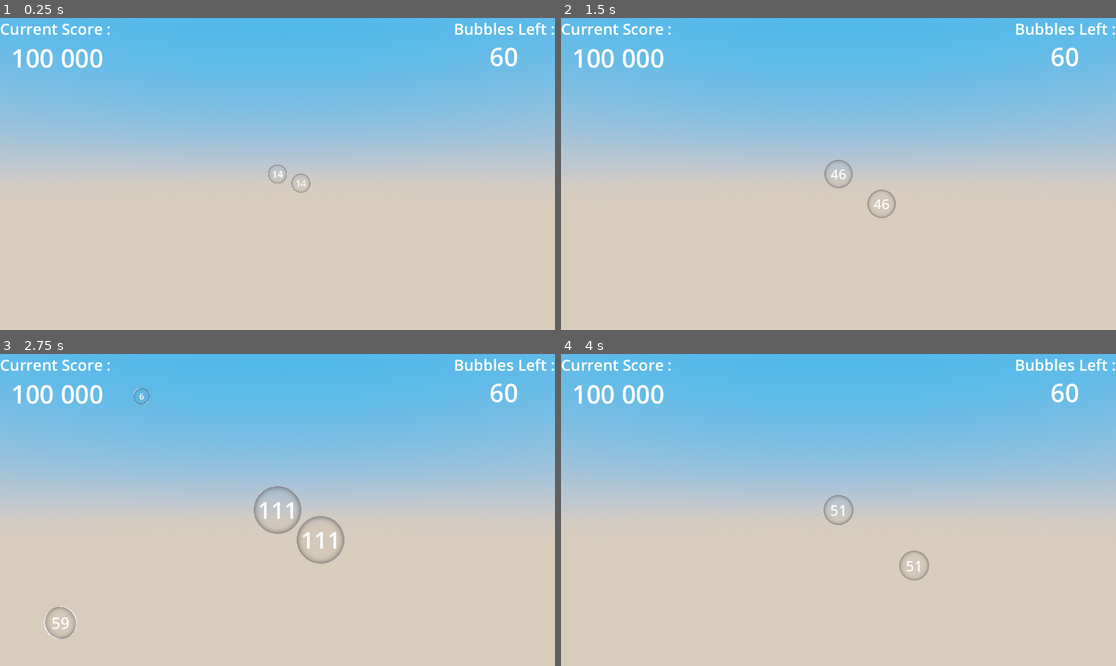
Above: before the commit, frames 1-4 (two rows, left to right).
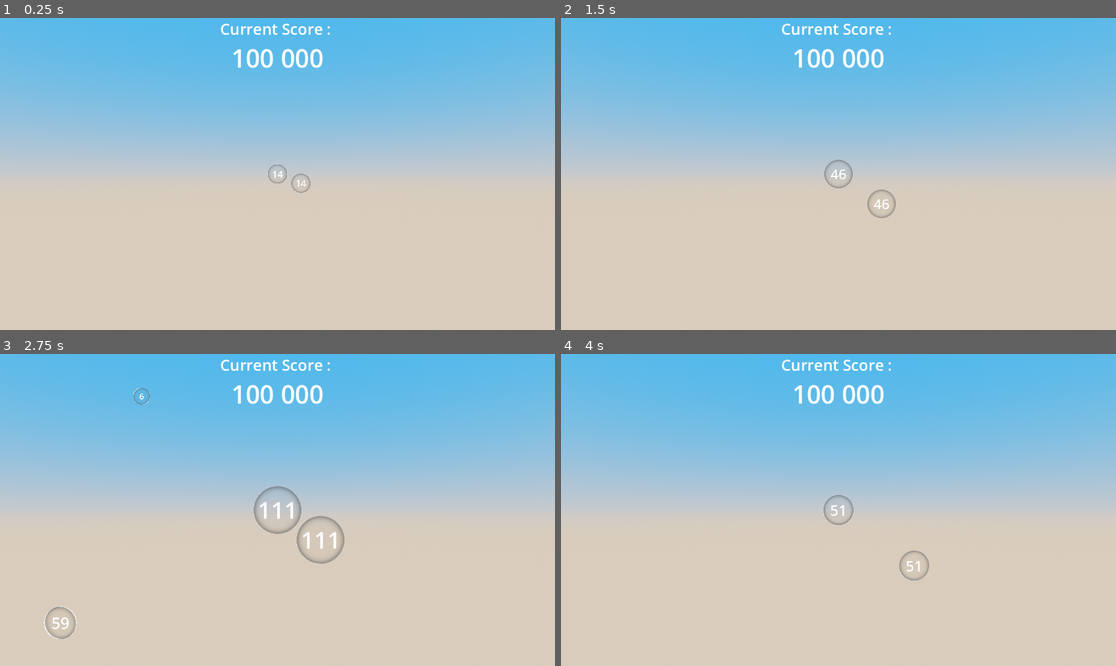
Above: after the commit, the same moments.

Repository: kominaaa/scorepopping
Game: Godot game, scene res://scenes/main.tscn
Two runs of this game, one before a commit and one after it. Both use one fixed random seed, a clock stepped at 60 frames per second and the inputs below.
Inputs (mouse positions are in pixels of both pictures, inside the frame that each line leads up to):
- Up to frame 1 (0.25 s): no input
- Up to frame 2 (1.5 s): move the mouse to (960, 158) at 0.52 s; click (960, 158) at 0.67 s; move the mouse to (727, 189) at 1.27 s; click (727, 189) at 1.42 s
- Up to frame 3 (2.75 s): move the mouse to (333, 441) at 2.02 s; click (333, 441) at 2.17 s
- Up to frame 4 (4 s): move the mouse to (810, 572) at 2.77 s; click (810, 572) at 2.92 s; tap Enter at 3.5 s; move the mouse to (1005, 556) at 3.52 s; click (1005, 556) at 3.67 s

The runs differ from the first frame. In frame 1, 1.9% of the frame differs, in the area x 0-100%, y 1-17%; in frame 2, 1.9%; in frame 3, 1.9%; in frame 4, 1.9%.

Commit message:
max bubbles set

Diff:
--- a/scenes/game_interface.tscn
+++ b/scenes/game_interface.tscn
@@ -1,11 +1,8 @@
-[gd_scene load_steps=5 format=3 uid="uid://wejovet6gbnc"]
+[gd_scene load_steps=4 format=3 uid="uid://wejovet6gbnc"]
 
 [ext_resource type="LabelSettings" uid="uid://ch0dgyft6pqrm" path="res://materials/interface_label_settings.tres" id="1_fu1yt"]
 
 [sub_resource type="LabelSettings" id="LabelSettings_hsfxb"]
-font_size = 52
-
-[sub_resource type="LabelSettings" id="LabelSettings_yde63"]
 font_size = 52
 
 [sub_resource type="LabelSettings" id="LabelSettings_infcm"]
@@ -20,9 +17,14 @@
 grow_vertical = 2
 
 [node name="ScoreLabel" type="Label" parent="."]
-layout_mode = 0
-offset_right = 40.0
-offset_bottom = 23.0
+layout_mode = 1
+anchors_preset = 5
+anchor_left = 0.5
+anchor_right = 0.5
+offset_left = -119.0
+offset_right = 119.0
+offset_bottom = 45.0
+grow_horizontal = 2
 text = "Current Score : "
 label_settings = ExtResource("1_fu1yt")
 
@@ -33,31 +35,6 @@
 offset_bottom = 92.0
 text = "100 000"
 label_settings = SubResource("LabelSettings_hsfxb")
-horizontal_alignment = 1
-
-[node name="BubblesLeftLabel" type="Label" parent="."]
-layout_mode = 1
-anchors_preset = 1
-anchor_left = 1.0
-anchor_right = 1.0
-offset_left = -40.0
-offset_bottom = 23.0
-grow_horizontal = 0
-text = "Bubbles Left :"
-label_settings = ExtResource("1_fu1yt")
-
-[node name="BubblesLeftValueLabel" type="Label" parent="BubblesLeftLabel"]
-layout_mode = 1
-anchors_preset = 1
-anchor_left = 1.0
-anchor_right = 1.0
-offset_left = -211.0
-offset_top = 44.0
-offset_right = -1.0
-offset_bottom = 89.0
-grow_horizontal = 0
-text = "60"
-label_settings = SubResource("LabelSettings_yde63")
 horizontal_alignment = 1
 
 [node name="GameOverLabel" type="Label" parent="."]
--- a/scripts/bubble_spawner.gd
+++ b/scripts/bubble_spawner.gd
@@ -7,9 +7,11 @@
 @export var z_position: float = 0.0
 @export var min_spawn_distance: float = 0.2
 @export var max_spawn_attempts: int = 50
+@export var max_spawns: int = 60
 
 var spawn_timer: Timer
 var bubbles: Array = []
+var current_spawn_count: int = 0
 
 func _ready():
 	# Créer un timer pour gérer le spawn
@@ -30,6 +32,11 @@
 	_check_collisions()
 
 func _spawn_bubble(at_random: bool = false):
+	if current_spawn_count >= max_spawns:
+		print("Maximum number of spawns reached. Stopping spawner.")
+		spawn_timer.stop()
+		return
+
 	_cleanup_bubbles()
 
 	var spawn_pos: Vector3
@@ -66,6 +73,9 @@
 
 		# Ajouter la bulle à la liste
 		bubbles.append(bubble)
+
+		# Incrémenter le compteur
+		current_spawn_count += 1
 	else:
 		print("No valid position found for spawning a bubble.")
 
